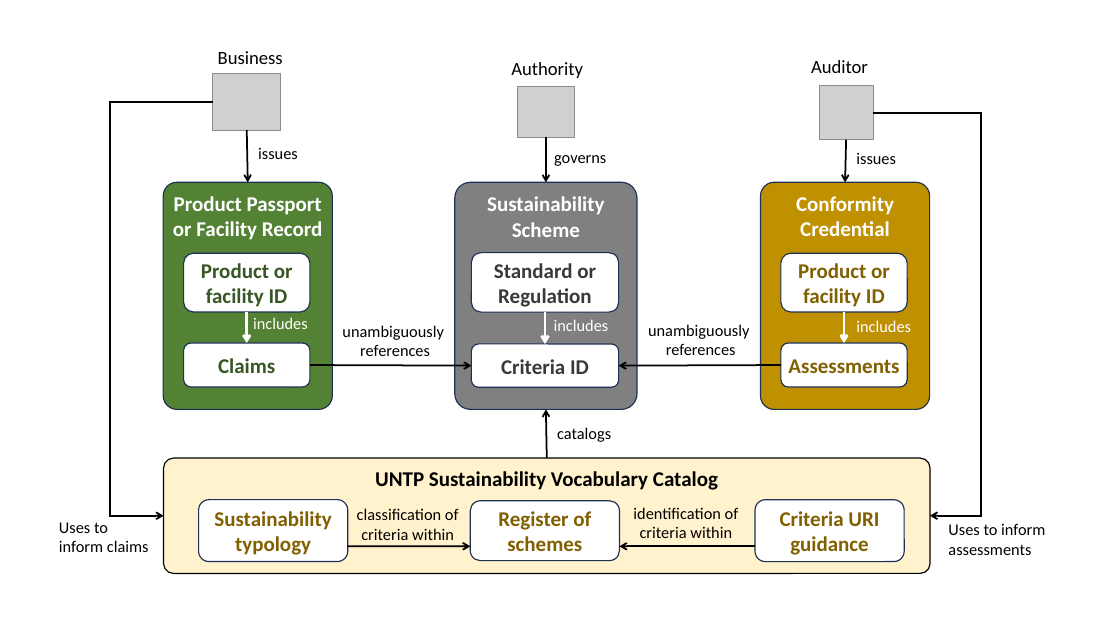
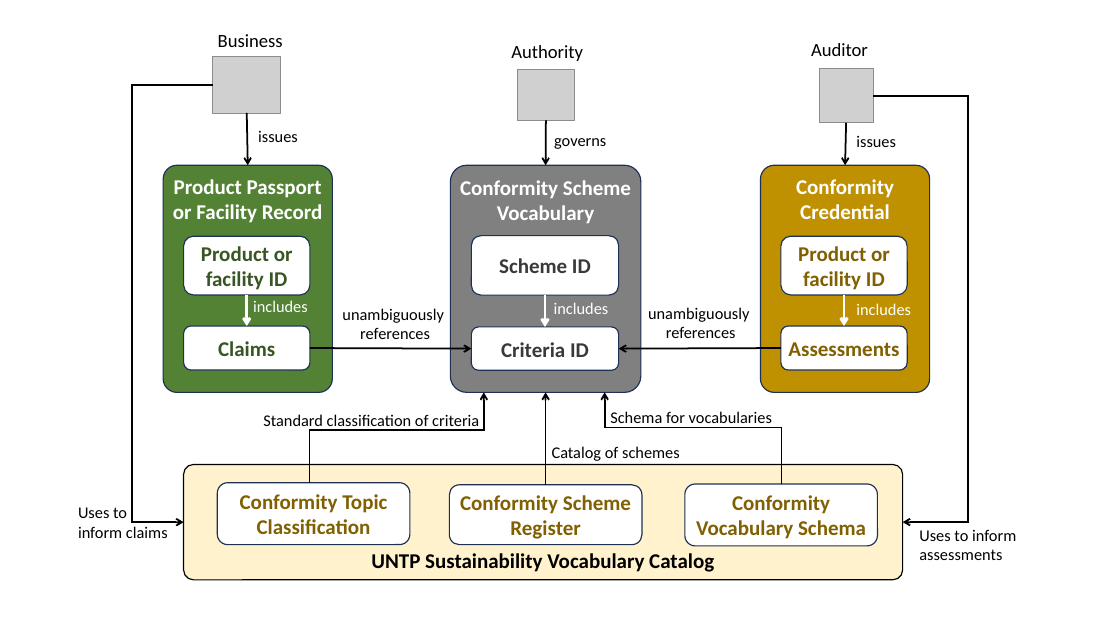
Before and after one commit to uncefact/spec-untp, a slide deck: slide 23 of website/docs/specification/UNTP-Diagrams-Specification.pptx. Drawn at 1120x630 pixels with LibreOffice and Linux fonts; fonts in the diff are those of the drawing; grey boxes stand for pictures. Boxes give left, top, right and bottom in pixels: in the first picture for what was removed or moved away, otherwise in the second. Text is boxed around its words. In the diff, an @@ line names an element or a change of style, - is before the commit and + after.

Commit message:
First draft SVC page (#340)
A first draft Sustainability Vocabulary Catalog page. Including

* A standard structure for scheme owners to publish their vocabularies
of conformity criteria. This makes sure that the criterion URI is
**correct.**
* A catalog of schemes that can be used as the entry point to discover
scheme-specific criteria. This makes sure that the criterion URI is
**discoverable.**
* A conformity topic taxonomy that can be used to classify criteria from
different schemes. This makes sure that different criterion URI are
**comparable.**

The description of the declarations structure that is used for claims in
DPP and DFR has moved to the DPP page.

```diff
--- a/website/docs/specification/UNTP-Diagrams-Specification.pptx
+++ b/website/docs/specification/UNTP-Diagrams-Specification.pptx
@@ elbow arrow moved from (213, 102) - (164, 516) to (213, 85) - (184, 523) @@
@@ elbow arrow moved from (873, 113) - (930, 516) to (873, 96) - (903, 523) @@
@@ rounded rectangle "Conformity Scheme Vocabulary": place and size @@
-rounded rectangle "Conformity Scheme Vocabulary" at bbox=[455, 182, 637, 409]
+rounded rectangle "Conformity Scheme Vocabulary" at bbox=[450, 166, 641, 392]
@@ text in rounded rectangle at bbox=[460, 180, 631, 223]: text changed @@
-Sustainability Scheme
+Conformity Scheme Vocabulary
@@ 8 rounded rectangles, 8 texts, 7 arrows, 3 pictures: place and size @@
-8 rounded rectangles, 8 texts, 7 arrows, 3 pictures at bbox=[163, 51, 929, 409]
+8 rounded rectangles, 8 texts, 7 arrows, 3 pictures at bbox=[163, 34, 929, 392]
@@ text in rounded rectangle at bbox=[499, 258, 591, 273]: text changed @@
-Standard or Regulation
+Scheme ID
@@ 3 texts, 1 arrow: place and size @@
-3 texts, 1 arrow at bbox=[511, 62, 749, 355]
+3 texts, 1 arrow at bbox=[511, 45, 749, 338]
@@ text at bbox=[263, 414, 479, 431]: text changed @@
-classification of criteria within
+Standard classification of criteria
@@ elbow arrow added from (309, 483) to (484, 392), #000000 1.5 pt @@
@@ arrow moved from (547, 458) - (546, 409) to (546, 485) - (546, 392) @@
@@ arrow moved from (755, 546) - (619, 546) to (782, 484) - (605, 392) @@
@@ arrow (782, 484) - (605, 392): arrow to elbow arrow @@
@@ text added at bbox=[610, 411, 772, 428], 14 pt, text #000000 @@
+Schema for vocabularies
@@ text at bbox=[552, 446, 680, 461]: text changed @@
-catalogs
+Catalog of schemes
@@ rounded rectangle "UNTP Sustainability Vocabulary Catalog": place and size @@
-rounded rectangle "UNTP Sustainability Vocabulary Catalog" at bbox=[164, 458, 930, 573]
+rounded rectangle "UNTP Sustainability Vocabulary Catalog" at bbox=[184, 465, 903, 580]
@@ rounded rectangle "UNTP Sustainability Vocabulary Catalog" at bbox=[184, 465, 903, 580]: vertical alignment top to bottom @@
@@ text "Uses to inform claims": place and size @@
-text "Uses to inform claims" at bbox=[59, 522, 149, 552]
+text "Uses to inform claims" at bbox=[78, 507, 168, 538]
@@ rounded rectangle "Conformity Topic Classification": place and size @@
-rounded rectangle "Conformity Topic Classification" at bbox=[198, 500, 348, 562]
+rounded rectangle "Conformity Topic Classification" at bbox=[218, 483, 410, 545]
@@ text in rounded rectangle at bbox=[240, 494, 387, 534]: text changed @@
-Sustainability typology
+Conformity Topic Classification
@@ rounded rectangle "Conformity Scheme Register": place and size @@
-rounded rectangle "Conformity Scheme Register" at bbox=[471, 501, 620, 560]
+rounded rectangle "Conformity Scheme Register" at bbox=[450, 485, 642, 544]
@@ text in rounded rectangle at bbox=[460, 495, 631, 539]: text changed @@
-Register of schemes
+Conformity Scheme Register
@@ text removed at bbox=[633, 507, 739, 538] @@
-identification of criteria within
@@ rounded rectangle "Conformity Vocabulary Schema": place and size @@
-rounded rectangle "Conformity Vocabulary Schema" at bbox=[755, 500, 905, 562]
+rounded rectangle "Conformity Vocabulary Schema" at bbox=[685, 484, 877, 546]
@@ text in rounded rectangle at bbox=[696, 495, 866, 539]: text changed @@
-Criteria URI guidance
+Conformity Vocabulary Schema
@@ text "Uses to inform assessments": place and size @@
-text "Uses to inform assessments" at bbox=[948, 523, 1045, 555]
+text "Uses to inform assessments" at bbox=[919, 529, 1016, 560]
@@ arrow removed from (348, 546) to (471, 546) @@
```
Also in this commit, not shown: 2 slides added, 13 other files.
